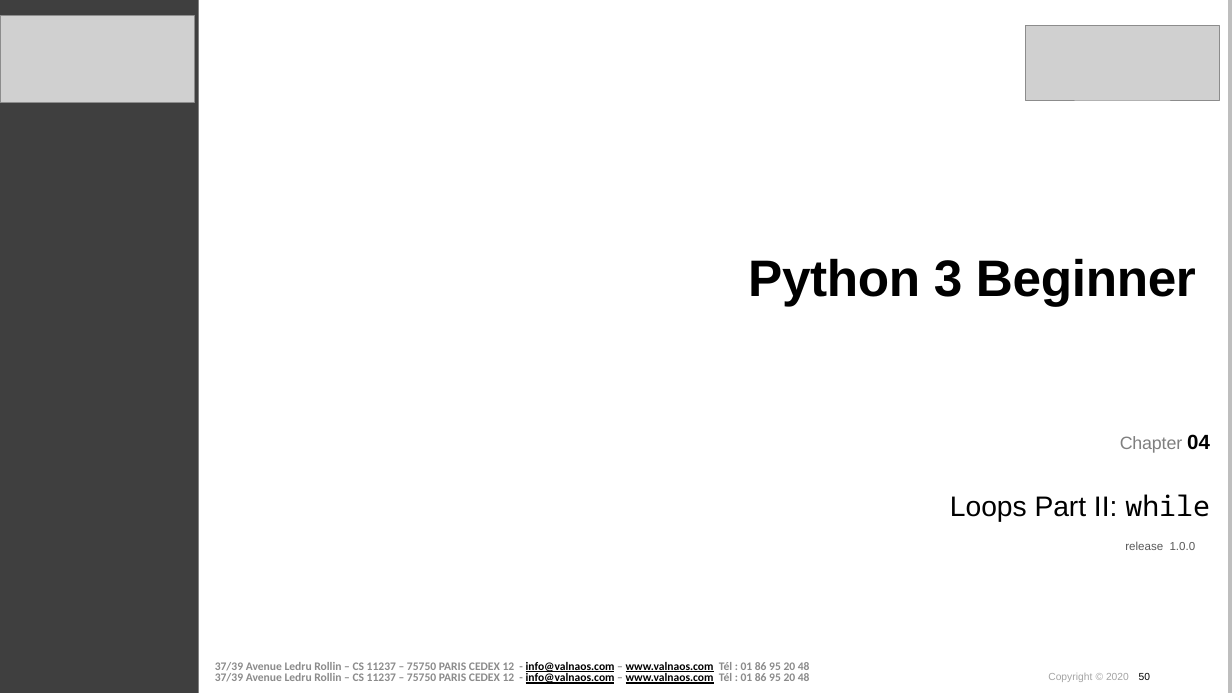
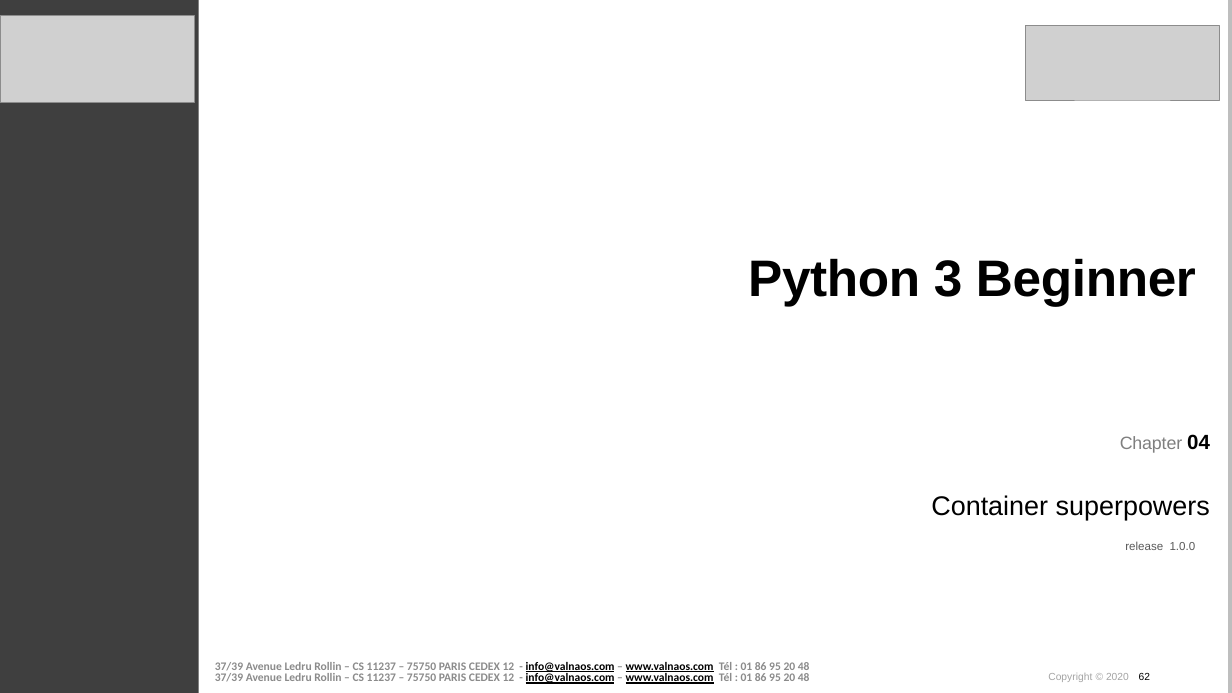
Before and after one commit to cstar-industries/python-3-beginner, a slide deck: slide 62 of 003-Data-Structures/Data Structures - Slides.pptx (slide 50 before the commit). Drawn at 1232x693 pixels with LibreOffice and Linux fonts; fonts in the diff are those of the drawing; grey boxes stand for pictures; background and template pictures are left out. Boxes give left, top, right and bottom in pixels: in the first picture for what was removed or moved away, otherwise in the second. Text is boxed around its words. In the diff, an @@ line names an element or a change of style, - is before the commit and + after.

```diff
--- a/003-Data-Structures/Data Structures - Slides.pptx
+++ b/003-Data-Structures/Data Structures - Slides.pptx
@@ text at [931, 495, 1210, 520]: text changed; size 22 to 21 pt @@
-Loops Part II: while
+Container superpowers
@@ text at [1048, 673, 1150, 682]: text changed @@
-Copyright © 2020 50
+Copyright © 2020 62
```
Also in this commit, not shown: 18 other slides changed, 50 slides added, 44 slides removed, 1 other file.
